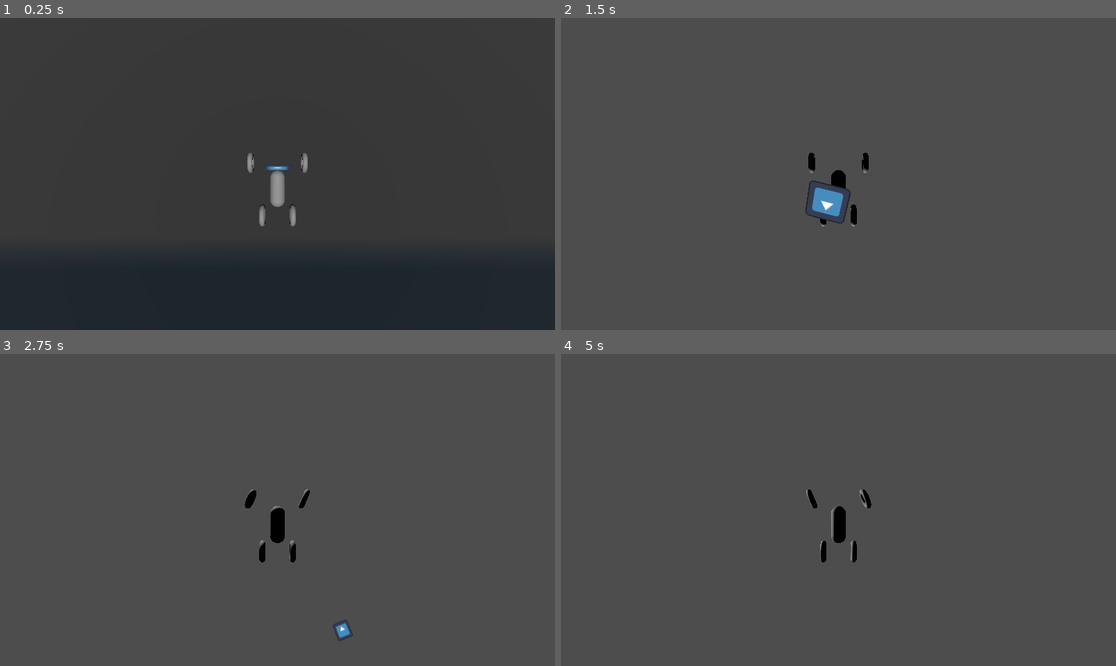
Above: before the commit, frames 1-4 (two rows, left to right).
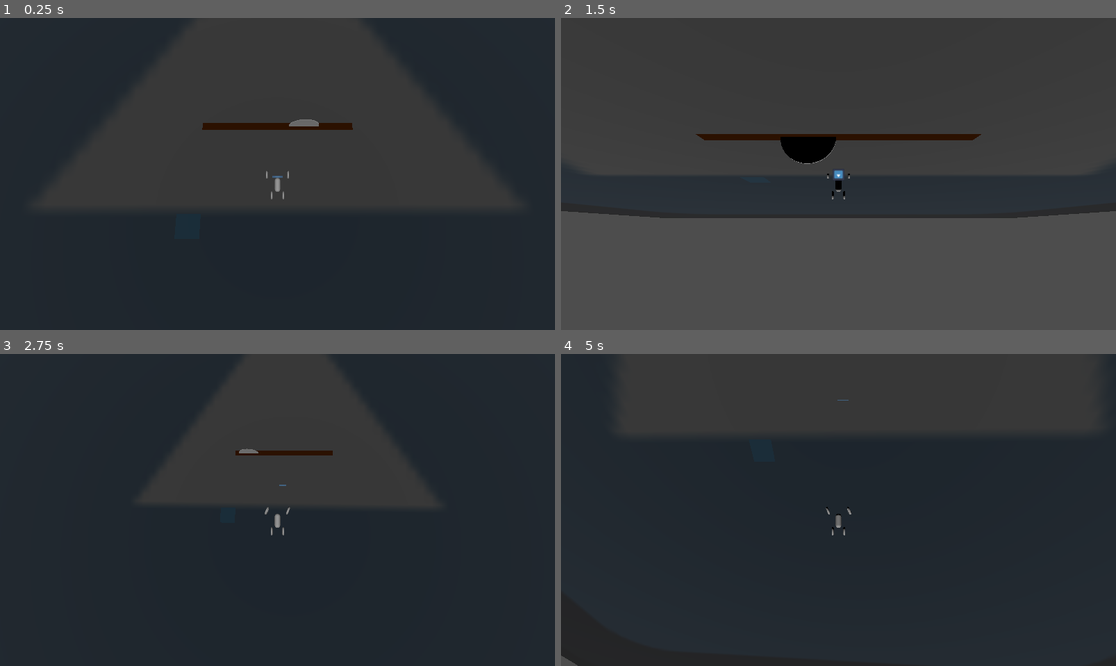
Above: after the commit, the same moments.

Repository: Flying-Hammer754/piratejam16
Game: Godot game, scene res://test_web_export.tscn
Two runs of this game, one before a commit and one after it. Both use one fixed random seed, a clock stepped at 60 frames per second and the inputs below. The engine's default icon, where the game draws it, is replaced by a stand-in: a white triangle on a blue panel in a dark square.
Inputs:
- Up to frame 1 (0.25 s): no input
- Up to frame 2 (1.5 s): hold D (player_move_right) 0.53-1.28 s; hold F (player_fall_over) 0.53-1.28 s; tap Space (player_jump) at 0.77 s; hold S (player_move_backwards) from 1.28 s (still down); tap F (player_fall_over) at 1.35 s
- Up to frame 3 (2.75 s): tap Space (player_jump) at 1.52 s; release S (player_move_backwards) at 2.03 s; hold D (player_move_right) from 2.03 s (still down); hold F (player_fall_over) from 2.03 s (still down)
- Up to frame 4 (5 s): release D (player_move_right) at 2.78 s; release F (player_fall_over) at 2.78 s; hold W (player_move_forward) 2.78-3.53 s; tap F (player_fall_over) at 2.85, 4.35 s; tap Space (player_jump) at 3.02, 3.77, 4.52 s; hold F (player_fall_over) 3.53-4.28 s; hold A (player_move_left) from 3.53 s (still down)

The runs differ from the first frame. In frame 1, 21% of the frame differs, in the area x 0-100%, y 0-71%; in frame 2, 15%; in frame 3, 84%, in the area x 0-100%, y 0-100%; in frame 4, 79%.

Commit message:
Added obstacles: Sawblade and ramp

Diff:
--- /dev/null
+++ b/line_sawblade.gd
@@ -0,0 +1,44 @@
+extends Node3D
+
+@export var movement_bounds: Vector2 = Vector2(-1, 1)
+
+@export var speed: float = 0.6
+@export_range(0, 360, 0.1, "radians_as_degrees") var rotation_speed: float = PI / 2
+
+# TODO:
+@export var damage: int = 5
+
+@export var knockback_to_player: float = 25
+
+@export var player: RigidBody3D
+
+@export_range(0, 1) var start_position: float = 0.4
+@export_range(0, 360, 0.1, "radians_as_degrees") var start_rotation: float = 0.0
+@export_enum("Left:-1", "Right:1") var direction: int = 1
+@export_enum("Left:1", "Right:-1") var rotation_direction: int = 1
+
+@onready var moving_saw: AnimatableBody3D = $MovingSaw
+@onready var saw_mesh: Node3D = $MovingSaw/RotationHandle
+
+# Called when the node enters the scene tree for the first time.
+func _ready() -> void:
+	moving_saw.sync_to_physics = false
+	moving_saw.position.x = lerp(movement_bounds.x, movement_bounds.y, start_position)
+	saw_mesh.rotation.z = start_rotation
+
+func _physics_process(delta: float) -> void:
+	var collision = moving_saw.move_and_collide(Vector3(speed * direction * delta, 0.0, 0.0))
+	if collision != null && collision.get_collider() == player:
+		player.apply_impulse(collision.get_normal() * knockback_to_player)
+	#saw_mesh.rotation.z += rotation_speed * rotation_direction * delta
+	#if saw_mesh.rotation.z >= 2 * PI:
+		#saw_mesh.rotation.z = 0.0
+	#else: if saw_mesh.rotation.z <= -2 * PI:
+		#saw_mesh.rotation.z = 0.0
+
+	if moving_saw.position.x >= movement_bounds.y:
+		#moving_saw.position.x = movement_bounds.y
+		direction = -1
+	else: if moving_saw.position.x <= movement_bounds.x:
+		#moving_saw.position.x = movement_bounds.x
+		direction = 1
--- /dev/null
+++ b/line_sawblade.tscn
@@ -0,0 +1,58 @@
+[gd_scene load_steps=8 format=3 uid="uid://cvdg2mh5h262f"]
+
+[ext_resource type="Script" path="res://line_sawblade.gd" id="1_0if0o"]
+
+[sub_resource type="PlaneMesh" id="PlaneMesh_55fe3"]
+
+[sub_resource type="StandardMaterial3D" id="StandardMaterial3D_vil3m"]
+shading_mode = 0
+albedo_color = Color(0.172602, 0.0809843, 0.0133654, 1)
+disable_receive_shadows = true
+
+[sub_resource type="PhysicsMaterial" id="PhysicsMaterial_6wycy"]
+friction = 0.6
+rough = true
+bounce = 2.74
+
+[sub_resource type="BoxShape3D" id="BoxShape3D_ber3p"]
+size = Vector3(0.4, 0.2, 0.01)
+
+[sub_resource type="CylinderMesh" id="CylinderMesh_6y1i3"]
+top_radius = 0.2
+bottom_radius = 0.2
+height = 0.01
+
+[sub_resource type="StandardMaterial3D" id="StandardMaterial3D_6mrpk"]
+cull_mode = 2
+albedo_color = Color(0.864675, 0.864675, 0.864675, 1)
+metallic = 1.0
+backlight_enabled = true
+
+[node name="LineSawblade" type="Node3D"]
+script = ExtResource("1_0if0o")
+movement_bounds = Vector2(-0.8, 0.8)
+
+[node name="Floor" type="MeshInstance3D" parent="."]
+transform = Transform3D(1, 0, 0, 0, 1, 0, 0, 0, 0.05, 0, 0, 0)
+cast_shadow = 0
+gi_mode = 0
+mesh = SubResource("PlaneMesh_55fe3")
+surface_material_override/0 = SubResource("StandardMaterial3D_vil3m")
+
+[node name="MovingSaw" type="AnimatableBody3D" parent="."]
+transform = Transform3D(1, 0, 0, 0, 1, 0, 0, 0, 1, -0.75, 0, 0)
+disable_mode = 2
+physics_material_override = SubResource("PhysicsMaterial_6wycy")
+
+[node name="CollisionShape3D" type="CollisionShape3D" parent="MovingSaw"]
+transform = Transform3D(1, 0, 0, 0, 1, 0, 0, 0, 1, 0, 0.1, 0)
+shape = SubResource("BoxShape3D_ber3p")
+
+[node name="RotationHandle" type="Node3D" parent="MovingSaw"]
+
+[node name="MeshInstance3D" type="MeshInstance3D" parent="MovingSaw/RotationHandle"]
+transform = Transform3D(1, 0, 0, 0, -4.37114e-08, -1, 0, 1, -4.37114e-08, 0, 0, 0)
+gi_mode = 2
+mesh = SubResource("CylinderMesh_6y1i3")
+skeleton = NodePath("../..")
+surface_material_override/0 = SubResource("StandardMaterial3D_6mrpk")
--- a/player_vehicle.tscn
+++ b/player_vehicle.tscn
@@ -26,7 +26,7 @@
 [node name="AudioListener3D" type="AudioListener3D" parent="."]
 
 [node name="Camera3D" type="Camera3D" parent="."]
-transform = Transform3D(1, 0, 0, 0, 0.173648, 0.984808, 0, -0.984808, 0.173648, 0, 10, 1)
+transform = Transform3D(1, 0, 0, 0, 0.173648, 0.984808, 0, -0.984808, 0.173648, 0, 25, 3)
 current = true
 
 [node name="BackLeftWheel" type="VehicleWheel3D" parent="."]
--- /dev/null
+++ b/ramp.gd
@@ -0,0 +1,45 @@
+extends Node3D
+
+const ramp_lifted_position: float = 0.0
+
+@export var ramp_lift_speed: float = 1
+@export var ramp_retract_speed: float = 2.2
+@export var knockback_to_player: float = 16
+
+@export var player: RigidBody3D
+
+@onready var retractable_ramp: AnimatableBody3D = $AnimatableBody3D
+@onready var ramp_collider: CollisionShape3D = $AnimatableBody3D/CollisionShape3D
+@onready var area: Area3D = $Area3D
+@onready var ramp_retracted_position = retractable_ramp.position.y
+
+var ramp_cooldown: float = 0.2
+var current_ramp_cooldown: float = 0
+
+var player_in_area: bool = false
+
+func _on_area_3d_body_entered(body: Node3D) -> void:
+	if body == player:
+		player_in_area = true
+
+func _on_area_3d_body_exited(body: Node3D) -> void:
+	if body == player:
+		player_in_area = false
+
+# Called when the node enters the scene tree for the first time.
+func _ready() -> void:
+	retractable_ramp.sync_to_physics = false
+
+func _physics_process(delta: float) -> void:
+	current_ramp_cooldown -= delta
+	if player_in_area:
+		ramp_collider.disabled = false
+		if retractable_ramp.position.y < ramp_lifted_position && current_ramp_cooldown < 0:
+			var collider = retractable_ramp.move_and_collide(Vector3(0, ramp_lift_speed * delta, 0))
+			if collider != null && collider.get_collider() == player:
+				player.apply_impulse(collider.get_normal() * knockback_to_player)
+				current_ramp_cooldown = ramp_cooldown
+	else:
+		ramp_collider.disabled = true
+		if retractable_ramp.position.y > ramp_retracted_position:
+			retractable_ramp.position.y = lerp(retractable_ramp.position.y, ramp_retracted_position, ramp_retract_speed * delta)
--- /dev/null
+++ b/ramp.tscn
@@ -0,0 +1,43 @@
+[gd_scene load_steps=7 format=3 uid="uid://b0gbs6o7uxe7p"]
+
+[ext_resource type="Script" path="res://ramp.gd" id="1_ehotn"]
+
+[sub_resource type="PrismMesh" id="PrismMesh_7u8eq"]
+
+[sub_resource type="BoxShape3D" id="BoxShape3D_u6h1t"]
+
+[sub_resource type="BoxShape3D" id="BoxShape3D_ck77q"]
+size = Vector3(1.1, 1, 1.1)
+
+[sub_resource type="PlaneMesh" id="PlaneMesh_y1nr2"]
+size = Vector2(1, 1)
+
+[sub_resource type="StandardMaterial3D" id="StandardMaterial3D_ajina"]
+albedo_color = Color(0.0192211, 0.143602, 0.199301, 1)
+
+[node name="Ramp" type="Node3D"]
+script = ExtResource("1_ehotn")
+
+[node name="AnimatableBody3D" type="AnimatableBody3D" parent="."]
+transform = Transform3D(1, 0, 0, 0, 1, 0, 0, 0, 1, 0, -0.6, 0)
+
+[node name="MeshInstance3D" type="MeshInstance3D" parent="AnimatableBody3D"]
+mesh = SubResource("PrismMesh_7u8eq")
+skeleton = NodePath("../..")
+
+[node name="CollisionShape3D" type="CollisionShape3D" parent="AnimatableBody3D"]
+shape = SubResource("BoxShape3D_u6h1t")
+
+[node name="Area3D" type="Area3D" parent="."]
+monitorable = false
+
+[node name="CollisionShape3D" type="CollisionShape3D" parent="Area3D"]
+transform = Transform3D(1, 0, 0, 0, 1, 0, 0, 0, 1, 0, 0.5, 0)
+shape = SubResource("BoxShape3D_ck77q")
+
+[node name="Ground" type="MeshInstance3D" parent="Area3D"]
+mesh = SubResource("PlaneMesh_y1nr2")
+surface_material_override/0 = SubResource("StandardMaterial3D_ajina")
+
+[connection signal="body_entered" from="Area3D" to="." method="_on_area_3d_body_entered"]
+[connection signal="body_exited" from="Area3D" to="." method="_on_area_3d_body_exited"]
--- a/test_web_export.tscn
+++ b/test_web_export.tscn
@@ -1,7 +1,9 @@
-[gd_scene load_steps=6 format=3 uid="uid://cif3h1xr723vl"]
+[gd_scene load_steps=9 format=3 uid="uid://cif3h1xr723vl"]
 
 [ext_resource type="Texture2D" uid="uid://ltrhgornomel" path="res://icon.svg" id="1_yuen3"]
 [ext_resource type="PackedScene" uid="uid://cs6wcsjpx2h8k" path="res://player_vehicle.tscn" id="2_yf4kf"]
+[ext_resource type="PackedScene" uid="uid://cvdg2mh5h262f" path="res://line_sawblade.tscn" id="3_ca5sd"]
+[ext_resource type="PackedScene" uid="uid://b0gbs6o7uxe7p" path="res://ramp.tscn" id="4_jb6yt"]
 
 [sub_resource type="BoxShape3D" id="BoxShape3D_j3hnp"]
 size = Vector3(100, 1, 100)
@@ -12,6 +14,9 @@
 
 [sub_resource type="PlaneMesh" id="PlaneMesh_6ie7x"]
 
+[sub_resource type="PhysicsMaterial" id="PhysicsMaterial_cgfai"]
+bounce = 0.6
+
 [node name="Node3D" type="Node3D"]
 
 [node name="Sprite3D" type="Sprite3D" parent="."]
@@ -20,8 +25,10 @@
 
 [node name="Ground" type="StaticBody3D" parent="."]
 transform = Transform3D(1, 0, 0, 0, 1, 0, 0, 0, 1, 0, -1, 0)
+collision_layer = 2
 
 [node name="CollisionShape3D" type="CollisionShape3D" parent="Ground"]
+transform = Transform3D(2, 0, 0, 0, 2, 0, 0, 0, 2, 0, -1, 0)
 shape = SubResource("BoxShape3D_j3hnp")
 
 [node name="MeshInstance3D" type="MeshInstance3D" parent="Ground"]
@@ -33,5 +40,20 @@
 transform = Transform3D(1, 0, 0, 0, 0.258819, 0.965926, 0, -0.965926, 0.258819, 0, 0, 0)
 
 [node name="VehicleBody3D" parent="." instance=ExtResource("2_yf4kf")]
+collision_mask = 3
 mass = 1.0
+physics_material_override = SubResource("PhysicsMaterial_cgfai")
 center_of_mass_mode = 1
+
+[node name="LineSawblade" parent="." node_paths=PackedStringArray("player") instance=ExtResource("3_ca5sd")]
+transform = Transform3D(10, 0, 0, 0, 10, 0, 0, 0, 10, 0, -0.9, -8)
+movement_bounds = Vector2(-0.75, 0.75)
+speed = 20.0
+rotation_speed = 0.698132
+knockback_to_player = 16.0
+player = NodePath("../VehicleBody3D")
+
+[node name="Ramp" parent="." node_paths=PackedStringArray("player") instance=ExtResource("4_jb6yt")]
+transform = Transform3D(3, 0, 0, 0, 3, 0, 0, 0, 3, -11, -0.9, 5)
+ramp_lift_speed = 5.0
+player = NodePath("../VehicleBody3D")
